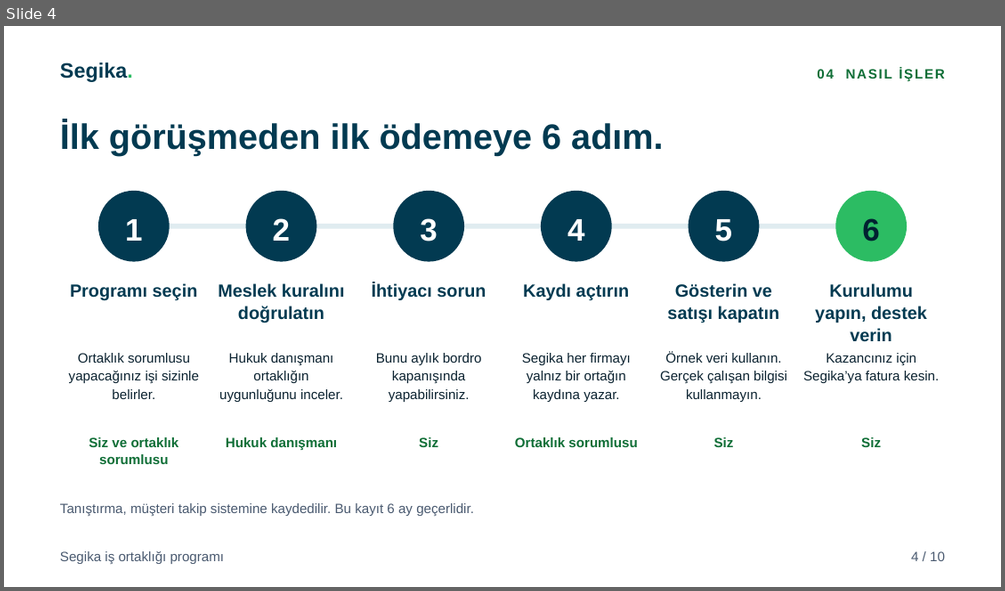
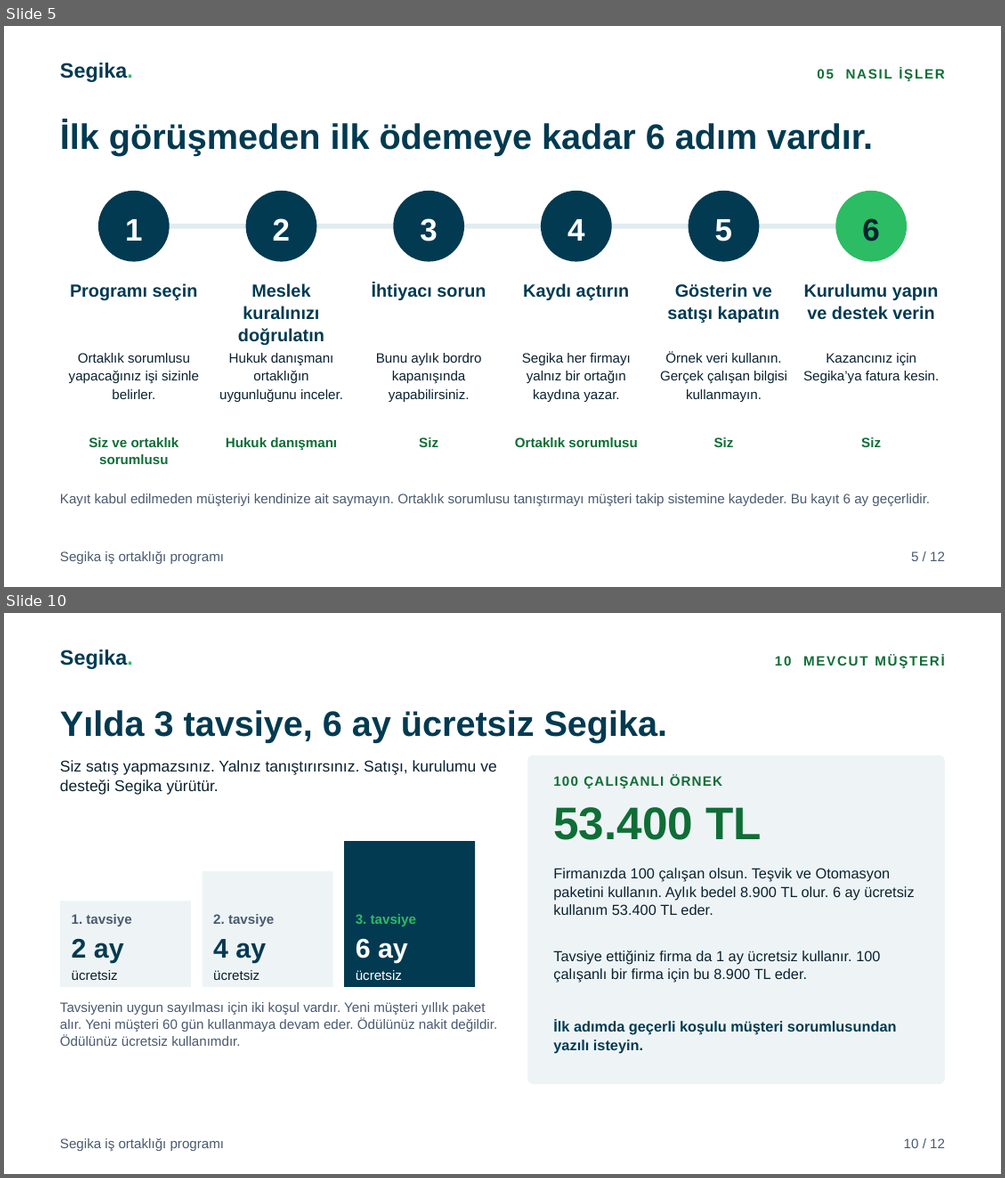
Before and after one commit to karacaismail/19ekim, a slide deck: public/indir/segika/segika-is-ortakligi-sunum.pptx. Shown one above the other, each under a label of ours: slide 4 before the commit, slides 5 and 10 after it; the slides between them are not shown. The pictures are 1005x591 and 1005x1178 pixels, drawn with LibreOffice and Linux fonts; fonts in the diff are those of the drawing. Boxes give left, top, right and bottom in pixels: in the first picture for what was removed or moved away, otherwise in the second. Text is boxed around its words. In the diff, an @@ line names an element or a change of style, - is before the commit and + after.

Commit message:
Segika setini 2. revizyona göre yeniden üret
Üç dosyaya fotoğraflı kapak eklendi. Üç dosya da 12 sayfadır.
Örnekler 100 çalışan üzerinden kuruldu. Fiyatlar 6.250 TL,
5.400 TL ve 8.900 TL oldu. Aylık satış sayfası kümülatif
kazancı gösterir. Yıllık sayfa seviyeleri ve 4 yıllık payı
gösterir. Kadrolu uzman yolu çıkarıldı. Mevcut müşterinin ayrı
sayfası var. Koşullar karşılıklı taahhüt diliyle yazıldı.
Kapak fotoğrafı Pexels lisanslıdır. Kaynağı README dosyasındadır.

```diff
--- a/public/indir/segika/segika-is-ortakligi-sunum.pptx
+++ b/public/indir/segika/segika-is-ortakligi-sunum.pptx
@@ slide 10 added at (4,613,1001,1174), background #FFFFFF @@
@@ text added at (60,649,133,669), 20 pt, text #023A51, bold @@
+Segika.
@@ text added at (775,655,945,668), 13 pt, text #0F6E36, bold @@
+10 MEVCUT MÜŞTERİ
@@ text added at (60,710,668,743), 34 pt, text #023A51, bold @@
+Yılda 3 tavsiye, 6 ay ücretsiz Segika.
@@ text added at (60,760,496,795), 15 pt, text #0B2230 @@
+Siz satış yapmazsınız. Yalnız tanıştırırsınız. Satışı, kurulumu ve desteği Segika yürütür.
@@ rounded rectangle added at (527,755,945,1084), fill #EEF4F6 @@
@@ text added at (553,775,722,788), 13 pt, text #0F6E36, bold @@
+100 ÇALIŞANLI ÖRNEK
@@ text added at (553,807,762,840), 44 pt, text #0F6E36, bold @@
+53.400 TL
@@ rectangle added at (344,841,475,987), fill #023A51 @@
@@ rectangle added at (202,871,333,987), fill #EEF4F6 @@
@@ text added at (553,868,914,915), 14 pt, text #0B2230 @@
+Firmanızda 100 çalışan olsun. Teşvik ve Otomasyon paketini kullanın. Aylık bedel 8.900 TL olur. 6 ay ücretsiz kullanım 53.400 TL eder.
@@ rectangle added at (60,900,191,987), fill #EEF4F6 @@
@@ text added at (72,914,131,926), 13 pt, text #4A5A70, bold @@
+1. tavsiye
@@ text added at (213,914,274,926), 13 pt, text #4A5A70, bold @@
+2. tavsiye
@@ text added at (356,914,416,926), 13 pt, text #2CBC63, bold @@
+3. tavsiye
@@ text added at (72,939,124,963), 26 pt, text #023A51, bold @@
+2 ay
@@ text added at (213,939,266,963), 26 pt, text #023A51, bold @@
+4 ay
@@ text added at (356,939,408,963), 26 pt, text #FFFFFF, bold @@
+6 ay
@@ text added at (553,950,880,982), 14 pt, text #0B2230 @@
+Tavsiye ettiğiniz firma da 1 ay ücretsiz kullanır. 100 çalışanlı bir firma için bu 8.900 TL eder.
@@ text added at (72,970,118,980), 13 pt, text #0B2230 @@
+ücretsiz
@@ text added at (213,970,259,980), 13 pt, text #0B2230 @@
+ücretsiz
@@ text added at (356,970,402,980), 13 pt, text #FFFFFF @@
+ücretsiz
@@ text added at (60,1002,497,1046), 13 pt, text #4A5A70 @@
+Tavsiyenin uygun sayılması için iki koşul vardır. Yeni müşteri yıllık paket alır. Yeni müşteri 60 gün kullanmaya devam eder. Ödülünüz nakit değildir. Ödülünüz ücretsiz kullanımdır.
@@ text added at (553,1020,897,1054), 14 pt, text #023A51, bold @@
+İlk adımda geçerli koşulu müşteri sorumlusundan yazılı isteyin.
@@ text added at (60,1138,225,1151), 13 pt, text #4A5A70 @@
+Segika iş ortaklığı programı
@@ text added at (904,1138,945,1148), 13 pt, text #4A5A70 @@
+10 / 12
@@ what was slide 4 is now slide 5 @@
@@ slide 5 changed as well @@
@@ text at (817,68,945,81): text changed @@
-04 NASIL İŞLER
+05 NASIL İŞLER
@@ text at (60,121,873,156): text changed @@
-İlk görüşmeden ilk ödemeye 6 adım.
+İlk görüşmeden ilk ödemeye kadar 6 adım vardır.
@@ text at (238,283,324,345): text changed @@
-Meslek kuralını doğrulatın
+Meslek kuralınızı doğrulatın
@@ text at (804,283,938,320): text changed @@
-Kurulumu yapın, destek verin
+Kurulumu yapın ve destek verin
@@ text at (60,493,930,506): text changed @@
-Tanıştırma, müşteri takip sistemine kaydedilir. Bu kayıt 6 ay geçerlidir.
+Kayıt kabul edilmeden müşteriyi kendinize ait saymayın. Ortaklık sorumlusu tanıştırmayı müşteri takip sistemine kaydeder. Bu kayıt 6 ay geçerlidir.
@@ text at (911,551,945,561): text changed @@
-4 / 10
+5 / 12
```
Also in this commit, not shown: 3 other slides changed, 7 other slides added, 6 slides removed, 52 other files.
